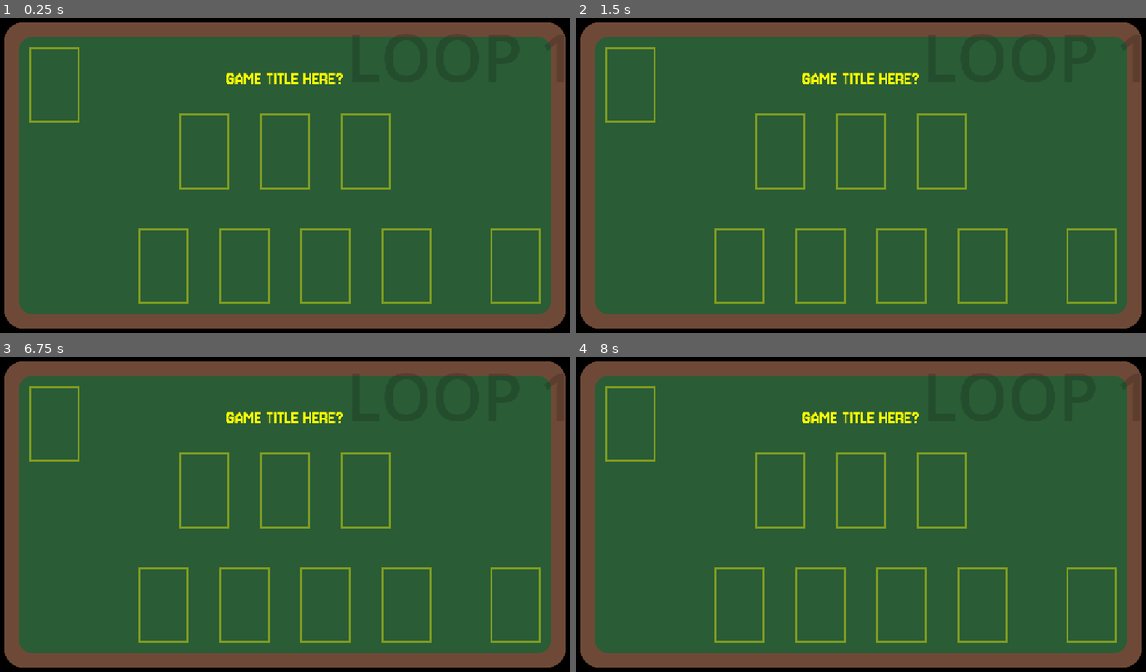
Above: before the commit, frames 1-4 (two rows, left to right).
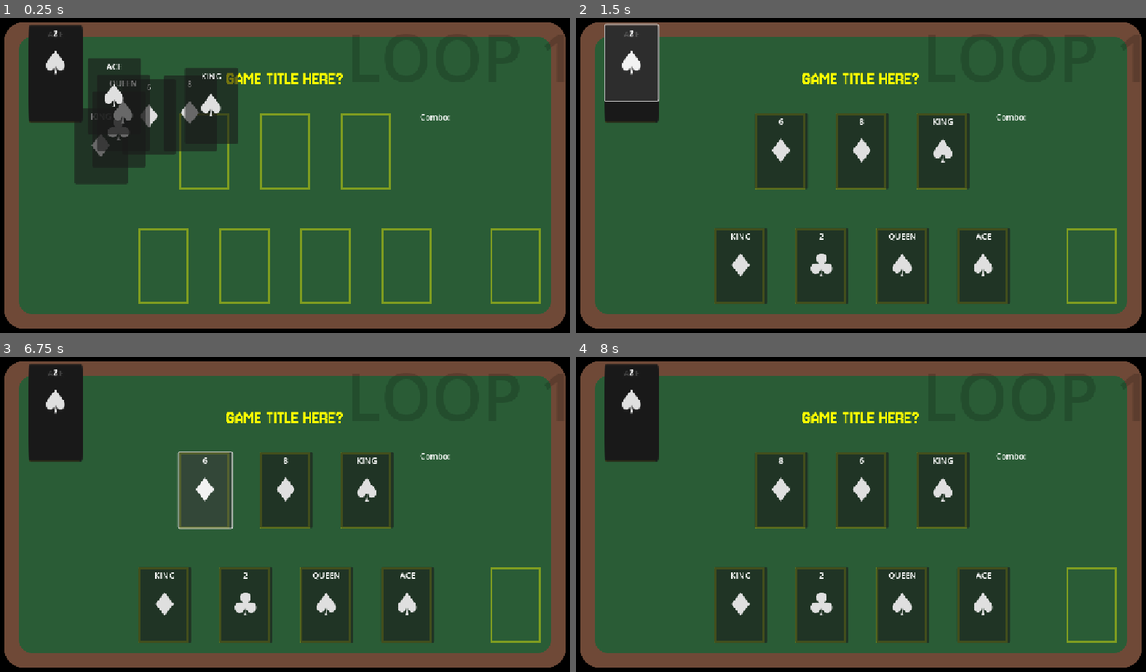
Above: after the commit, the same moments.

Repository: rajariandhana/GMTK-2025
Game: Godot game, scene res://game.tscn
The game is run twice, just before and just after one commit, with the same random seed, the same clock (stepped at 60 frames per second) and the same inputs.
Inputs (mouse positions are in pixels of both pictures, inside the frame that each line leads up to):
- Up to frame 1 (0.25 s): no input
- Up to frame 2 (1.5 s): click (633, 84) at 0.5 s, where only the run after the commit has a clickable "♠️"; click (633, 81) at 1.25 s, where only the run after the commit has a clickable "♠️"
- Up to frame 3 (6.75 s): click (57, 416) at 2 s, where only the run after the commit has a clickable "♠️"; click (57, 413) at 2.75 s, where only the run after the commit has a clickable "♠️"; click (57, 410) at 3.5 s, where only the run after the commit has a clickable "♠️"; click (57, 410) at 4.25 s, where only the run after the commit has a clickable "♠️"; click (57, 407) at 5 s, where only the run after the commit has a clickable "♠️"; click (57, 404) at 5.75 s, where only the run after the commit has a clickable "♠️"; click (205, 489) at 6.5 s, where only the run after the commit has a clickable "♦️"
- Up to frame 4 (8 s): click (861, 489) at 7.25 s, where only the run after the commit has a clickable "♦️"

The runs differ from the first frame. In frame 1, 11% of the frame differs, in the area x 4-80%, y 2-53%; in frame 2, 19%, in the area x 4-80%, y 1-91%; in frame 3, 17%; in frame 4, 19%.
Error before the commit: Parse Error: Cannot find member "DEAD_END" in base "State". (res://game.gd:72)

Commit message:
combo detector

Diff:
--- /dev/null
+++ b/combo.gd
@@ -0,0 +1,49 @@
+extends Node
+
+@onready var combo_label: Label = $ComboLabel
+
+func same_suit(cards: Array) -> bool:
+	for i in range(cards.size()-1):
+		if cards[i].suit != cards[i+1].suit:
+			return false
+	return true
+
+# @requires cards must be 3 of same suit since will only be called when discarding 3
+func combo_detector(cards: Array):
+	#print("detecting")
+	if (royals(cards)):
+		combo_label.text = "Combo: ROYALS!"
+	elif (numbers(cards) && straight(cards)):
+		combo_label.text = "Combo: STRAIGHT!"
+	await get_tree().create_timer(2.0).timeout
+	combo_label.text = "Combo:"
+
+func royals(cards: Array) -> bool:
+	for card in cards:
+		if !royal(card):
+			return false
+	print("royals")
+	return true
+
+func royal(card: Card) -> bool:
+	if card.rank == Rank.JACK || card.rank == Rank.QUEEN || card.rank == Rank.KING:
+		return true
+	return false
+
+func numbers(cards: Array) -> bool:
+	for card in cards:
+		if card.rank != Rank.NUMBER:
+			return false
+	print("numbers")
+	return true
+
+func straight(cards: Array) -> bool:
+	var temp = cards
+	temp.sort_custom(func(a: Card, b: Card) -> bool:
+		return a.value < b.value
+	)
+	for i in range(temp.size()-1):
+		if temp[i].value != temp[i+1].value-1:
+			return false
+	print("straight")
+	return true
--- a/enums/state.gd
+++ b/enums/state.gd
@@ -2,4 +2,8 @@
 enum {
 	IDLE,
 	TWEENING,
+	DEAD_END,
+	LOOP_ENDED,
+	SHUFFLE_FINISHED,
+	SHUFFLING
 }
--- a/game.gd
+++ b/game.gd
@@ -4,6 +4,7 @@
 @onready var trash := $Trash
 @onready var board := $Board
 @onready var hand := $Hand
+@onready var combo: Node = $Combo
 @onready var card_path := preload("res://card.tscn")
 
 @onready var board_pos: Node2D = $BoardPositions
@@ -108,10 +109,12 @@
 		await updraw()
 		return
 
-	if board.get_child(0).suit == board.get_child(1).suit and board.get_child(0).suit == board.get_child(2).suit:
+	if combo.same_suit(board.get_children()):
+		combo.combo_detector(board.get_children())
 		state = State.TWEENING
 		discard_many(board.get_children())
 		await updraw()
+
 
 
 func discard_many(cards: Array):
--- a/game.tscn
+++ b/game.tscn
@@ -1,8 +1,9 @@
-[gd_scene load_steps=4 format=3 uid="uid://c3wmjn72rvyyc"]
+[gd_scene load_steps=5 format=3 uid="uid://c3wmjn72rvyyc"]
 
 [ext_resource type="Script" uid="uid://bgb67r0nnh5aj" path="res://game.gd" id="1_e2o6t"]
 [ext_resource type="Texture2D" uid="uid://050sarcoenc7" path="res://GMTK-Board.png" id="2_e2o6t"]
 [ext_resource type="AudioStream" uid="uid://c2sq6g123hrbe" path="res://sfx/success-1.mp3" id="3_feb5d"]
+[ext_resource type="Script" uid="uid://2tdj1201ufmi" path="res://combo.gd" id="4_fc0e3"]
 
 [node name="Game" type="Control"]
 layout_mode = 3
@@ -20,6 +21,16 @@
 [node name="Board" type="Node" parent="."]
 
 [node name="Hand" type="Node" parent="."]
+
+[node name="Combo" type="Node" parent="."]
+script = ExtResource("4_fc0e3")
+
+[node name="ComboLabel" type="Label" parent="Combo"]
+offset_left = 843.0
+offset_top = 197.0
+offset_right = 903.0
+offset_bottom = 220.0
+text = "Combo:"
 
 [node name="BG" type="Sprite2D" parent="."]
 z_index = -5
Binary file added: CardBase.png
Not shown, added: CardBase.png.import
Not shown, added: combo.gd.uid
Not shown, changed: README.md
